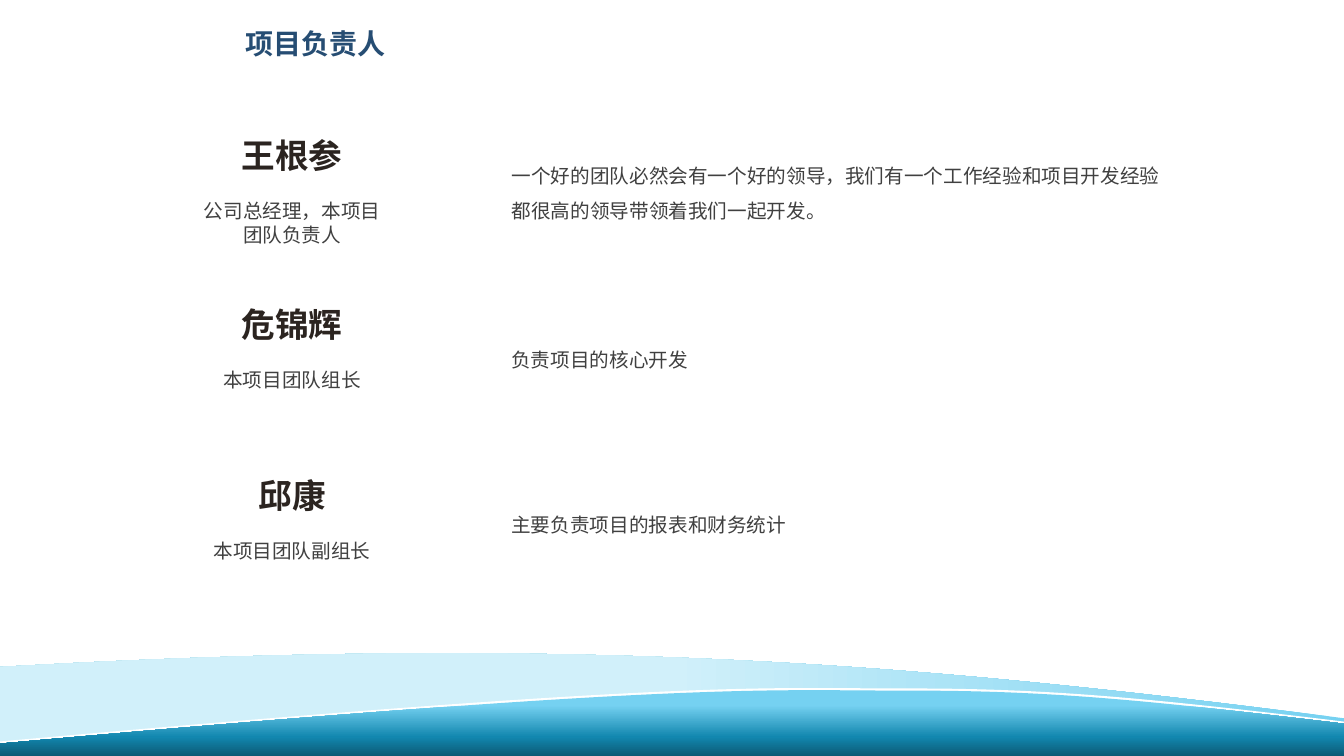
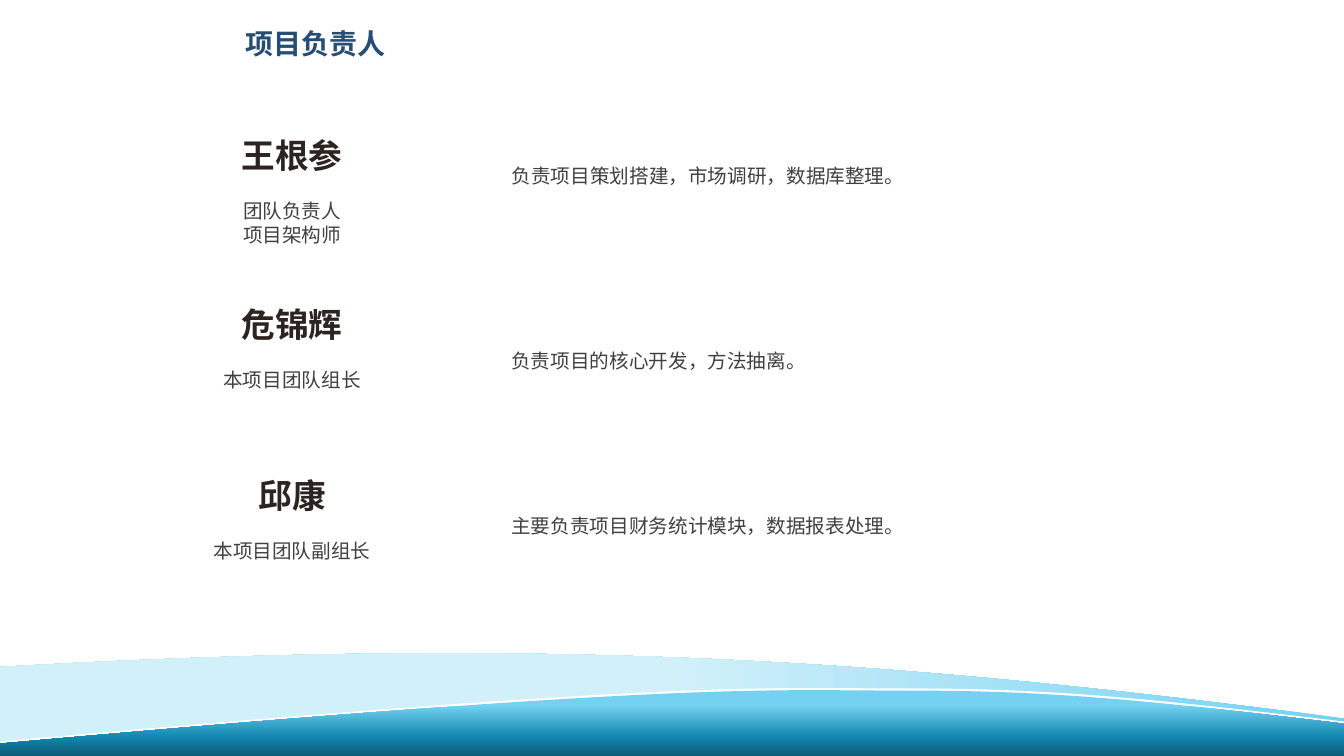
Before and after one commit to GZWgssmart/AutoPlatform, a slide deck: slide 9 of documents/创意科技-项目答辩.pptx. Drawn at 1344x756 pixels with LibreOffice and Linux fonts; fonts in the diff are those of the drawing; background and template pictures are left out. Boxes give left, top, right and bottom in pixels: in the first picture for what was removed or moved away, otherwise in the second. Text is boxed around its words. In the diff, an @@ line names an element or a change of style, - is before the commit and + after.

```diff
--- a/documents/创意科技-项目答辩.pptx
+++ b/documents/创意科技-项目答辩.pptx
@@ text at box(512, 166, 905, 185): text changed @@
-一个好的团队必然会有一个好的领导，我们有一个工作经验和项目开发经验都很高的领导带领着我们一起开发。
+负责项目策划搭建，市场调研，数据库整理。
@@ text at box(243, 201, 341, 244): text changed @@
-公司总经理，本项目团队负责人
+团队负责人
+项目架构师
@@ text at box(511, 351, 805, 370): text changed @@
-负责项目的核心开发
+负责项目的核心开发，方法抽离。
@@ text at box(511, 516, 904, 535): text changed @@
-主要负责项目的报表和财务统计
+主要负责项目财务统计模块，数据报表处理。
```
Also in this commit, not shown: 11 other slides changed, 3 slides added, 7 slides removed.
